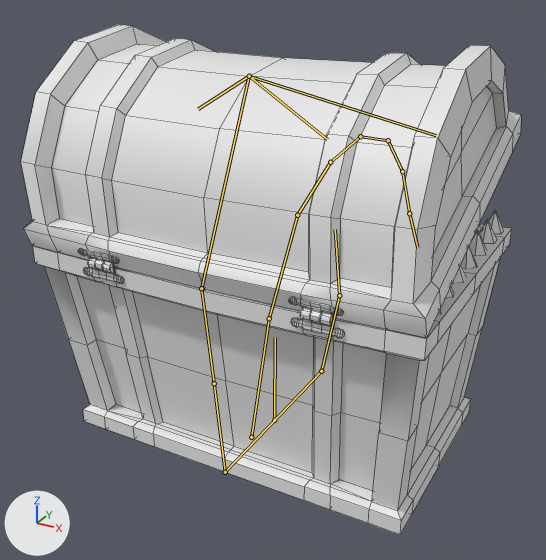
Renders of the FBX model Assets/Models/Mimic/Mimic.fbx from each side of a commit.
One viewpoint serves both versions: a camera (50 mm lens) standing at (0.818, -1.52, 1.141) and looking at (-0.183, 0.301, 0.231). Lighting does not change. The marker at lower left points along +X, +Y and +Z. The first picture is the older version. Both versions are drawn at frame 1 of the action 'Armature.003|MimicIdle'; the numbers are the values there. The bones that change, and the others that lie on the model, are drawn over the model as lines. Mesh edges are drawn as thin lines.

Objects in the first picture: 'ChestBottom.002'.
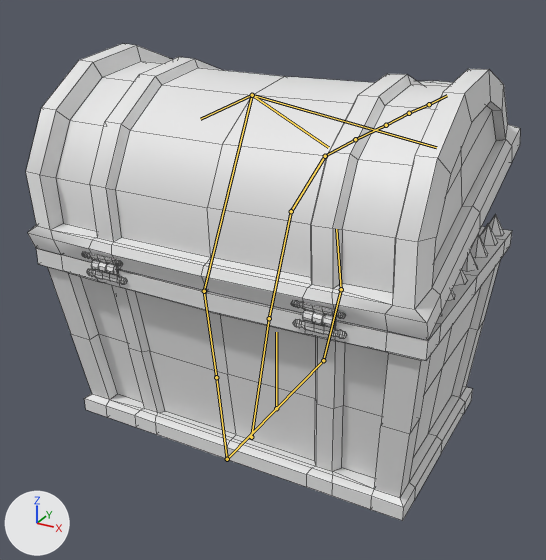
What differs and where, as boxes [x1, y1, x2, y2] in the pictures (546 x 560 px):
'ChestBottom.002', posed (6% shorter): before [21, 25, 521, 535]; after [26, 44, 520, 521]
bone 'Bone.001', root to tip: before (269, 318) to (297, 215); after (269, 318) to (291, 211)
bone 'Bone.002', root to tip: before (297, 215) to (330, 162); after (291, 211) to (325, 156)
bone 'Bone.003', root to tip: before (330, 162) to (360, 136); after (325, 156) to (355, 139)
bone 'Bone.004', root to tip: before (360, 136) to (388, 140); after (355, 139) to (386, 125)
bone 'Bone.005', root to tip: before (388, 140) to (402, 171); after (386, 125) to (409, 113)
bone 'Bone.006', root to tip: before (402, 171) to (409, 213); after (409, 113) to (429, 104)
bone 'Bone.007', root to tip: before (409, 213) to (417, 247); after (429, 104) to (447, 95)
bone 'Root', root to tip: before (274, 420) to (275, 337); after (276, 408) to (276, 332)

The edits, one by one:
Bone 'Bone.001' (bone_bone_001) turns from (-9, 0, 0) to (0, 0, 0) degrees about its own x, y and z.
Bone 'Bone.002' (bone_bone_002) turns from (7, 0, 0) to (0, 0, 0) degrees about its own x, y and z.
Bone 'Bone.003' (bone_bone_003) turns from (8, 0, 0) to (0, 0, 0) degrees about its own x, y and z.
Bone 'Bone.004' (bone_bone_004) turns from (-21, 0, 0) to (0, 0, 0) degrees about its own x, y and z.
Bone 'Bone.005' (bone_bone_005) turns from (-28, 0, 0) to (0, 0, 0) degrees about its own x, y and z.
Bone 'Bone.006' (bone_bone_006) turns from (-16, 0, 0) to (0, 0, 0) degrees about its own x, y and z.
Bone 'Bone.007' (bone_bone_007) turns from (3, 0, 0) to (0, 0, 0) degrees about its own x, y and z.
Bone 'Root' (bone_root) moves from (0.0, 0.0, 0.0) to (0.0, 0.031, -0.01).
Bone 'Root' (bone_root) is rescaled from (1.0, 1.0, 1.0) to (1.0, 0.92, 1.0).
